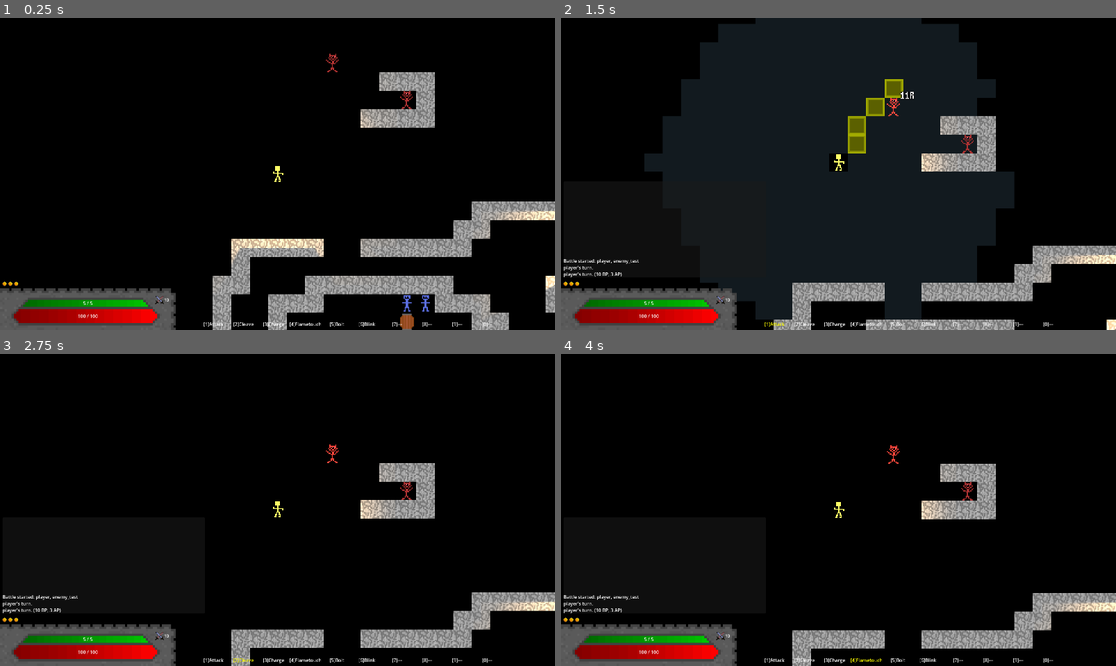
Above: before the commit, frames 1-4 (two rows, left to right).
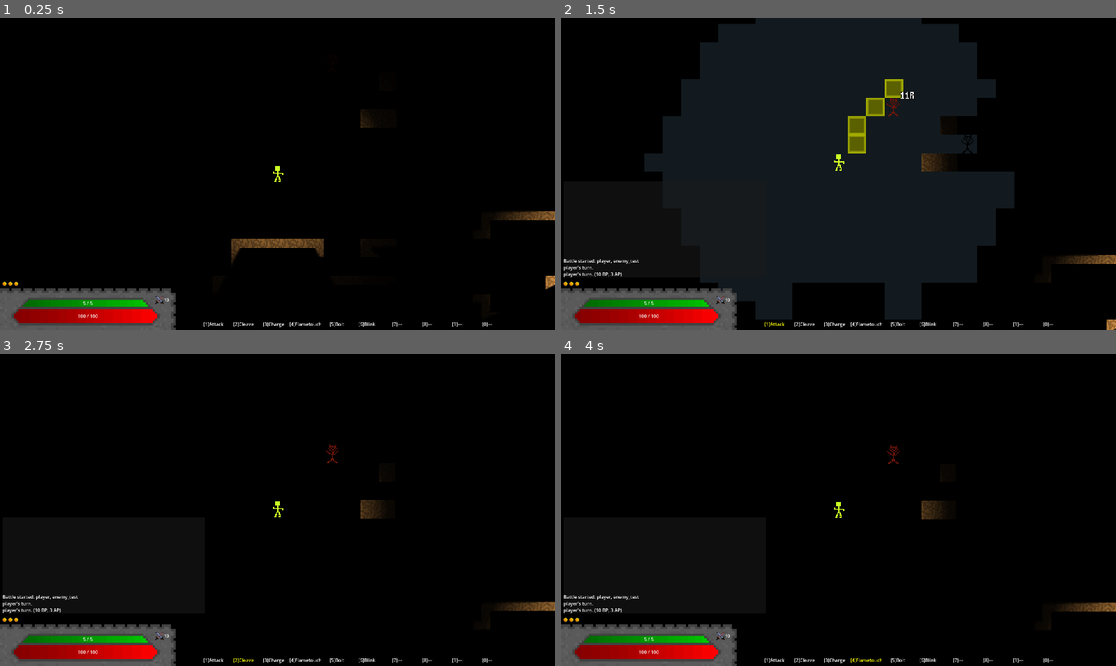
Above: after the commit, the same moments.

Repository: E-Rodowicz/Project-Fantasy
Game: Godot game, scene res://scenes/levels/world.tscn
The game is run twice, just before and just after one commit, with the same random seed, the same clock (stepped at 60 frames per second) and the same inputs.
Inputs:
- Up to frame 1 (0.25 s): no input
- Up to frame 2 (1.5 s): tap Enter at 0.5 s; hold Up (ui_up) from 0.53 s (still down); tap 0 (ability_0) at 0.6 s; tap 1 (ability_1) at 1.35 s
- Up to frame 3 (2.75 s): release Up (ui_up) at 2.03 s; hold Left (ui_left) from 2.03 s (still down); tap 2 (ability_2) at 2.1 s
- Up to frame 4 (4 s): tap 3 (ability_3) at 2.85 s; release Left (ui_left) at 3.53 s; hold Down (ui_down) from 3.53 s (still down); tap 4 (ability_4) at 3.6 s

The runs differ from the first frame. In frame 1, 10% of the frame differs, in the area x 38-100%, y 11-100%; in frame 2, 6.7%; in frame 3, 5.4%; in frame 4, 5.4%.

Commit message:
Completed ranged weapon system

Diff:
--- a/project.godot
+++ b/project.godot
@@ -12,7 +12,7 @@
 
 config/name="Project Fantasy"
 run/main_scene="uid://3e78dgkpxish"
-config/features=PackedStringArray("4.6", "GL Compatibility")
+config/features=PackedStringArray("4.7", "GL Compatibility")
 run/max_fps=83
 config/icon="res://icon.svg"
 
--- a/scenes/levels/world.tscn
+++ b/scenes/levels/world.tscn
@@ -275,7 +275,6 @@
 position = Vector2(-40, -72)
 
 [node name="CanvasModulate" type="CanvasModulate" parent="." unique_id=1899601071]
-visible = false
 color = Color(0, 0, 0, 1)
 
 [node name="WorldEnvironment" type="WorldEnvironment" parent="." unique_id=1827157273]
--- a/scripts/combat/abilities/base_ability.gd
+++ b/scripts/combat/abilities/base_ability.gd
@@ -20,11 +20,13 @@
 # Find who is standing on a tile.
 func combatant_on_tile(tile: Vector2i, all_combatants: Array, world_layer: TileMapLayer) -> Node:
 	for c in all_combatants:
-		if not is_instance_valid(c):
+		if world_layer.local_to_map(c.global_position) == tile:
+			return c
+	for e in world_layer.get_tree().get_nodes_in_group("enemy"):
+		if not is_instance_valid(e) or e in all_combatants:
 			continue
-		var c_tile: Vector2i = world_layer.local_to_map(c.global_position)
-		if c_tile == tile:
-			return c
+		if world_layer.local_to_map(e.global_position) == tile:
+			return e
 	return null
 
 # Roll weapon damage for the caster.
@@ -55,3 +57,7 @@
 		PlayerData.add_status_effect(effect_id, stacks)
 	else:
 		target.add_status_effect(effect_id, stacks)
+
+func _engage_if_needed(target: Node) -> void:
+	if target.is_in_group("enemy") and target not in BattleManager.combatants:
+		BattleManager.add_combatant(target)
--- a/scripts/combat/abilities/blink.gd
+++ b/scripts/combat/abilities/blink.gd
@@ -1,10 +1,29 @@
 class_name BlinkAbility
 extends BaseAbility
 
-func get_target_tiles(player_tile: Vector2i, direction: Vector2i, world_layer: TileMapLayer) -> Array:
+func get_target_tiles(player_tile: Vector2i, _direction: Vector2i, world_layer: TileMapLayer) -> Array:
 	var blink_range: int = data.get("blink_range", 6)
 	var all_combatants: Array = BattleManager.combatants
+	var all_enemies: Array = world_layer.get_tree().get_nodes_in_group("enemy")
 	var valid: Array = []
+
+	# Pre-compute occupied tiles (can't land on anyone).
+	var occupied_tiles: Array = []
+	for c in all_combatants:
+		if is_instance_valid(c):
+			occupied_tiles.append(world_layer.local_to_map(c.global_position))
+	for e in all_enemies:
+		if is_instance_valid(e) and e not in all_combatants:
+			occupied_tiles.append(world_layer.local_to_map(e.global_position))
+
+	# Pre-compute enemy tiles (must land adjacent to one).
+	var enemy_tiles: Array = []
+	for c in all_combatants:
+		if is_instance_valid(c) and not c.is_in_group("player"):
+			enemy_tiles.append(world_layer.local_to_map(c.global_position))
+	for e in all_enemies:
+		if is_instance_valid(e) and e not in all_combatants:
+			enemy_tiles.append(world_layer.local_to_map(e.global_position))
 
 	for dx in range(-blink_range, blink_range + 1):
 		for dy in range(-blink_range, blink_range + 1):
@@ -13,24 +32,13 @@
 			if maxi(abs(dx), abs(dy)) > blink_range:
 				continue
 			var tile: Vector2i = player_tile + Vector2i(dx, dy)
-			# Not a wall.
 			if world_layer.get_cell_source_id(tile) != -1:
 				continue
-			# Not occupied by any combatant.
-			var occupied: bool = false
-			for c in all_combatants:
-				if is_instance_valid(c) and world_layer.local_to_map(c.global_position) == tile:
-					occupied = true
-					break
-			if occupied:
+			if tile in occupied_tiles:
 				continue
-			# Must be adjacent to at least one enemy.
 			var near_enemy: bool = false
-			for c in all_combatants:
-				if not is_instance_valid(c) or c.is_in_group("player"):
-					continue
-				var c_tile: Vector2i = world_layer.local_to_map(c.global_position)
-				if abs(c_tile.x - tile.x) <= 1 and abs(c_tile.y - tile.y) <= 1:
+			for e_tile in enemy_tiles:
+				if abs(e_tile.x - tile.x) <= 1 and abs(e_tile.y - tile.y) <= 1:
 					near_enemy = true
 					break
 			if near_enemy:
--- a/scripts/combat/combatant_turn.gd
+++ b/scripts/combat/combatant_turn.gd
@@ -250,8 +250,8 @@
 	_update_hit_labels()
 
 	# Hit label belongs to ATTACK mode, on an enemy.
-	if mode == Mode.ATTACK and _tile_has_combatant(cursor_tile):
-		var target: Node = _combatant_on_tile(cursor_tile)
+	if mode == Mode.ATTACK and _tile_has_combatant(cursor_tile, true):
+		var target: Node = _combatant_on_tile(cursor_tile, true)
 		if target != null:
 			var hit_chance: float = 1.0 - _get_dodge_chance(target)
 			hit_label.text = str(roundi(hit_chance * 100)) + "%"
@@ -576,7 +576,7 @@
 	ability_tiles = ability_instance.get_target_tiles(player_tile, ability_direction, world_layer)
 	overlay.clear_all()
 	for tile in ability_tiles:
-		if _tile_has_combatant(tile):
+		if _tile_has_combatant(tile, true):
 			overlay.paint_purple(tile)
 		else:
 			overlay.paint_yellow(tile)
@@ -596,6 +596,13 @@
 	var execute_tiles: Array = ability_tiles
 	if active_ability.get("targeting") == "blink":
 		execute_tiles = [blink_landing_tile, cursor_tile]
+
+	# Engage any non-combat enemies on targeted tiles before executing.
+	for tile in execute_tiles:
+		var target: Node = _combatant_on_tile(tile, true)
+		if target != null:
+			_engage_if_needed(target)
+
 	await ability_instance.execute(combatant, execute_tiles, combatants, world_layer)
 	animating = false
 	player_tile = world_layer.local_to_map(combatant.global_position)
@@ -842,8 +849,6 @@
 	var max_dist: int = weapon_range / 2 + 1
 	for dx in range(-max_dist, max_dist + 1):
 		for dy in range(-max_dist, max_dist + 1):
-			if dx == 0 and dy == 0:
-				continue
 			var mn: int = mini(abs(dx), abs(dy))
 			var mx: int = maxi(abs(dx), abs(dy))
 			var cost: int = mn * 3 + (mx - mn) * 2
@@ -868,12 +873,18 @@
 	else:
 		overlay.paint_grey(cursor_tile)
 
-func _tile_has_combatant(tile: Vector2i) -> bool:
+func _tile_has_combatant(tile: Vector2i, include_non_combat: bool = false) -> bool:
 	for c in combatants:
 		if c == combatant:
 			continue
 		if world_layer.local_to_map(c.global_position) == tile:
 			return true
+	if include_non_combat:
+		for e in get_tree().get_nodes_in_group("enemy"):
+			if not is_instance_valid(e) or e in combatants:
+				continue
+			if world_layer.local_to_map(e.global_position) == tile:
+				return true
 	return false
 
 func _combatant_tiles() -> Array:
@@ -990,11 +1001,14 @@
 	# Ranged attack.
 	if PlayerData.is_ranged_weapon_equipped():
 		if not has_target:
-			if not ranged_target_tiles.is_empty():
+			if cursor_tile in ranged_area_tiles:
 				has_target = true
 				overlay.clear_all()
+				for tile in ranged_area_tiles:
+					overlay.paint_light_blue(tile)
 				for tile in ranged_target_tiles:
 					overlay.paint_bright_green(tile)
+				overlay.paint_bright_green(cursor_tile)
 				_update_floating_labels()
 			return
 		_execute_ranged_attack()
@@ -1002,7 +1016,7 @@
 
 	# Melee attack.
 	if not has_target:
-		if cursor_tile in attack_range_tiles and _tile_has_combatant(cursor_tile):
+		if cursor_tile in attack_range_tiles and _tile_has_combatant(cursor_tile, true):
 			attack_target = cursor_tile
 			has_target = true
 			_redraw()
@@ -1022,7 +1036,7 @@
 
 # Apply the damage and end the turn.
 func _execute_attack() -> void:
-	var target := _combatant_on_tile(attack_target)
+	var target := _combatant_on_tile(attack_target, true)
 	if target == null:
 		_exit_attack_mode()
 		return
@@ -1040,7 +1054,41 @@
 	_exit_attack_mode()
 
 func _execute_ranged_attack() -> void:
-	CombatLog.add("Ranged attack — execution not yet implemented.")
+	var weapon: Dictionary = PlayerData.get_equipped_weapon()
+	var weapon_range: int = weapon.get("weapon_range", 12)
+	var penetration_remaining: int = weapon.get("penetration", 0)
+
+	var line: Array = overlay.get_line_tiles(player_tile, cursor_tile)
+	var range_used: int = 0
+	var targets_hit: Array = []
+
+	# Walk the projectile path, collecting targets.
+	for i in range(1, line.size()):
+		var tile: Vector2i = line[i]
+		var prev: Vector2i = line[i - 1]
+		var dx: int = abs(tile.x - prev.x)
+		var dy: int = abs(tile.y - prev.y)
+		range_used += 3 if (dx != 0 and dy != 0) else 2
+		if range_used > weapon_range:
+			break
+		if world_layer.get_cell_source_id(tile) != -1:
+			break
+		var target: Node = _combatant_on_tile(tile, true)
+		if target != null:
+			targets_hit.append(target)
+			if penetration_remaining <= 0:
+				break
+			penetration_remaining -= 1
+
+	# Resolve the attack.
+	if targets_hit.is_empty():
+		CombatLog.add(combatant.name + " fires but hits nothing!")
+	else:
+		for target in targets_hit:
+			_engage_if_needed(target)
+			_try_attack(target)
+
+	bp_remaining -= 1
 	has_target = false
 	_exit_attack_mode()
 
@@ -1104,12 +1152,18 @@
 
 # Returns the combatant node standing on a tile, or null. Skips the player so you
 # can never target yourself.
-func _combatant_on_tile(tile: Vector2i) -> Node:
+func _combatant_on_tile(tile: Vector2i, include_non_combat: bool = false) -> Node:
 	for c in combatants:
 		if c == combatant:
 			continue
 		if world_layer.local_to_map(c.global_position) == tile:
 			return c
+	if include_non_combat:
+		for e in get_tree().get_nodes_in_group("enemy"):
+			if not is_instance_valid(e) or e in combatants:
+				continue
+			if world_layer.local_to_map(e.global_position) == tile:
+				return e
 	return null
 
 # Draws the attack overlay: the whole range in red, the hover/target state on top.
@@ -1117,7 +1171,7 @@
 	if has_target:
 		overlay.paint_bright_green(attack_target)
 	elif cursor_tile != player_tile:
-		if _tile_has_combatant(cursor_tile):
+		if _tile_has_combatant(cursor_tile, true):
 			overlay.paint_purple(cursor_tile)
 		else:
 			overlay.paint_yellow(cursor_tile)
@@ -1173,7 +1227,7 @@
 			continue
 
 		# Enemy on tile.
-		if _tile_has_combatant(tile):
+		if _tile_has_combatant(tile, true):
 			overlay.paint_purple(tile)
 			ranged_target_tiles.append(tile)
 			if penetration_remaining <= 0:
@@ -1190,7 +1244,7 @@
 func _redraw_blink_target_select() -> void:
 	overlay.clear_all()
 	overlay.paint_bright_green(blink_landing_tile)
-	if _tile_has_combatant(cursor_tile):
+	if _tile_has_combatant(cursor_tile, true):
 		overlay.paint_purple(cursor_tile)
 	else:
 		overlay.paint_yellow(cursor_tile)
@@ -1344,15 +1398,15 @@
 			for tile in ranged_target_tiles:
 				result.append(tile)
 		else:
-			if _tile_has_combatant(cursor_tile):
+			if _tile_has_combatant(cursor_tile, true):
 				result.append(cursor_tile)
 	elif mode == Mode.ABILITY:
 		if active_ability.get("targeting") == "blink" and has_ability_target:
-			if _tile_has_combatant(cursor_tile):
+			if _tile_has_combatant(cursor_tile, true):
 				result.append(cursor_tile)
 		else:
 			for tile in ability_tiles:
-				if _tile_has_combatant(tile):
+				if _tile_has_combatant(tile, true):
 					result.append(tile)
 	return result
 
@@ -1367,10 +1421,14 @@
 		hit_labels.append(_create_floating_label())
 	for i in range(hit_labels.size()):
 		if i < tiles.size():
-			var target: Node = _combatant_on_tile(tiles[i])
+			var target: Node = _combatant_on_tile(tiles[i], true)
 			var hit_chance: float = _hit_chance_against(target)
 			hit_labels[i].text = str(roundi(hit_chance * 100)) + "%"
 			hit_labels[i].position = world_layer.map_to_local(tiles[i]) + Vector2(6, -10)
 			hit_labels[i].visible = true
 		else:
 			hit_labels[i].visible = false
+
+func _engage_if_needed(target: Node) -> void:
+	if target.is_in_group("enemy") and target not in combatants:
+		BattleManager.add_combatant(target)
